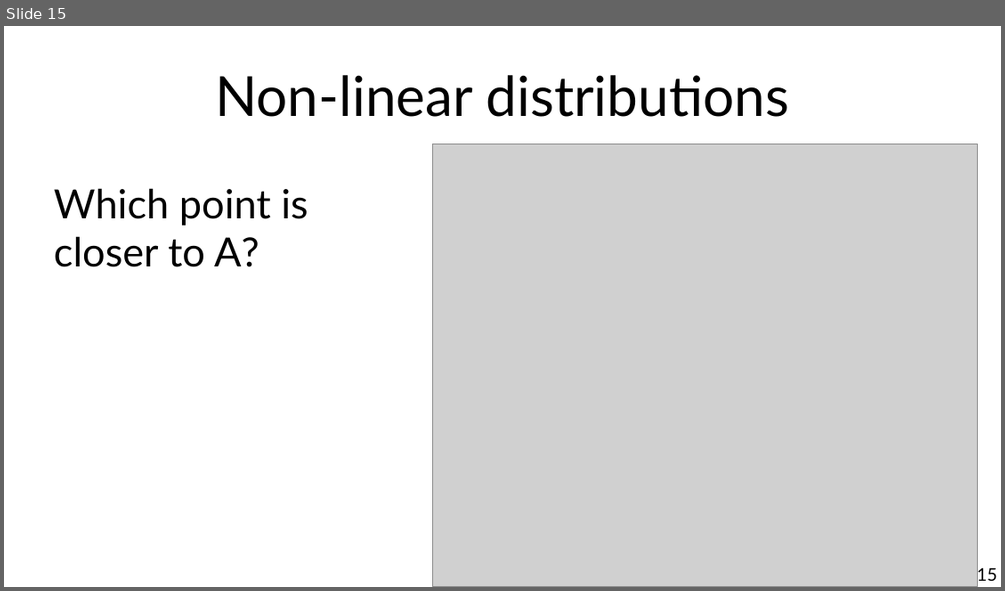
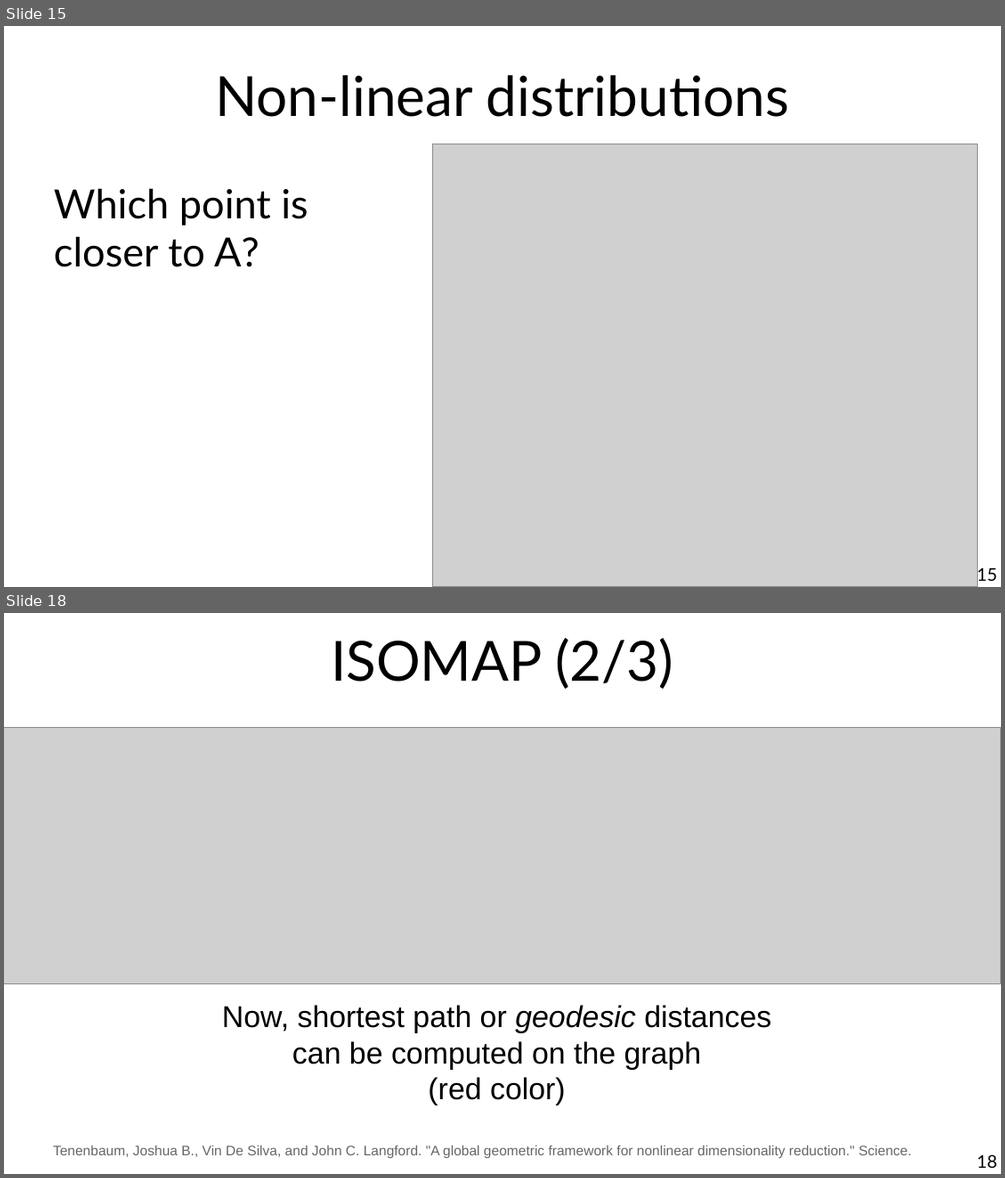
Before and after one commit to chatox/data-mining-course, a slide deck: theory/tt03_similarity.odp. Shown one above the other, each under a label of ours: slide 15 before the commit, slides 15 and 18 after it; the slides between them are not shown. The pictures are 1005x591 and 1005x1178 pixels, drawn with LibreOffice and Linux fonts; fonts in the diff are those of the drawing; grey boxes stand for pictures. Boxes give left, top, right and bottom in pixels: in the first picture for what was removed or moved away, otherwise in the second. Text is boxed around its words. In the diff, an @@ line names an element or a change of style, - is before the commit and + after.

```diff
--- a/theory/tt03_similarity.odp
+++ b/theory/tt03_similarity.odp
@@ slide 18 added at bbox=[4, 613, 1001, 1174], background #FFFFFF @@
@@ title added at bbox=[331, 638, 673, 689], 44 pt, text #000000 @@
+ISOMAP (2/3)
@@ picture added at bbox=[4, 728, 1000, 984] @@
@@ text added at bbox=[222, 1005, 771, 1105], 24 pt, text #000000 @@
+Now, shortest path or geodesic distances can be computed on the graph
+(red color)
@@ text added at bbox=[53, 1145, 912, 1158], 11 pt, text #666666 @@
+Tenenbaum, Joshua B., Vin De Silva, and John C. Langford. "A global geometric framework for nonlinear dimensionality reduction." Science.
@@ page number added at bbox=[977, 1154, 997, 1167], 14 pt, text #000000 @@
+18
```
Also in this commit, not shown: 1 slide changed, 15 other slides added, 1 slide removed.
